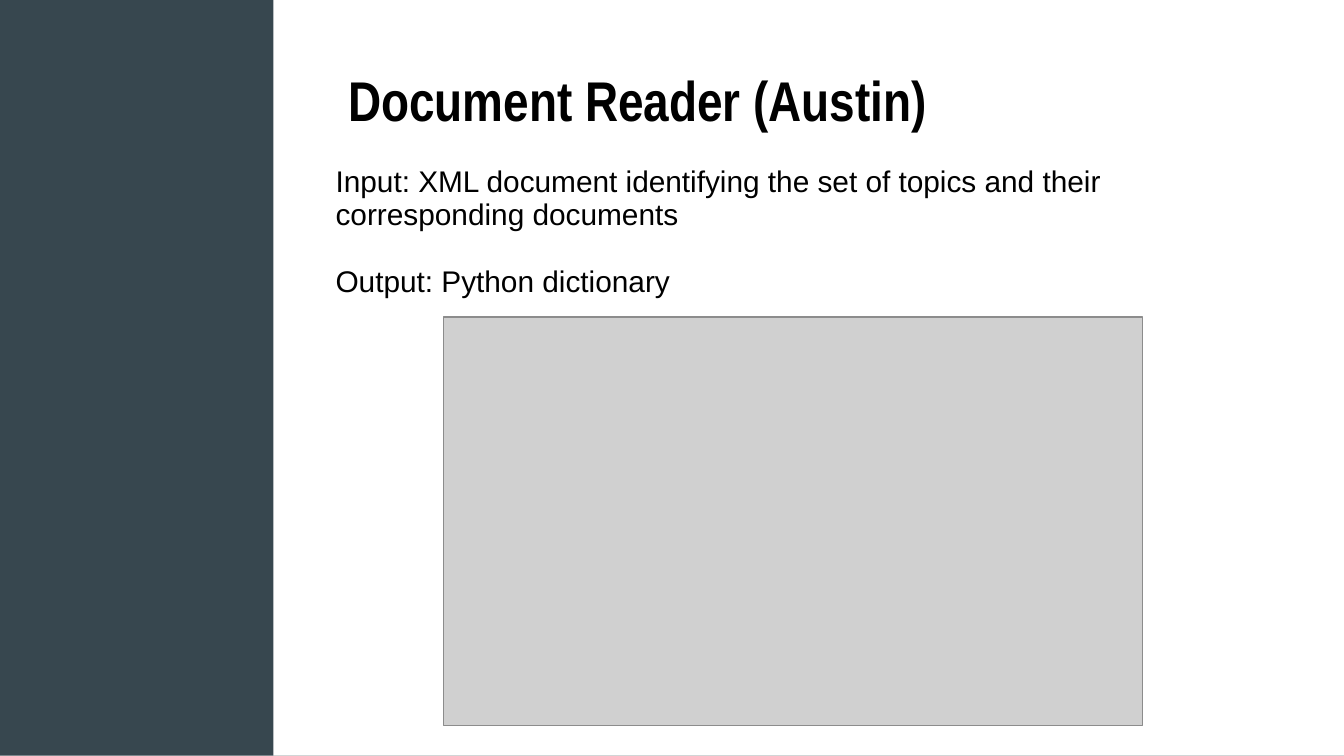
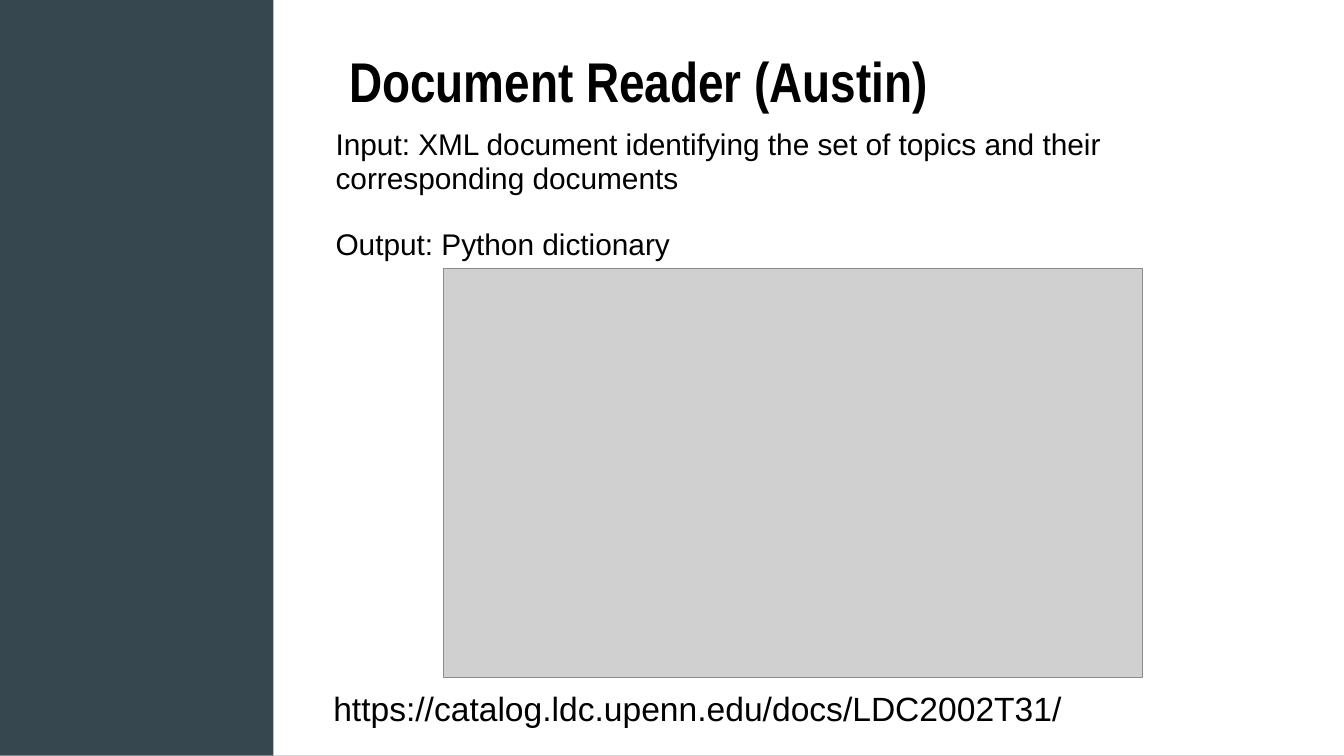
Before and after one commit to austin226/ling573, a slide deck: slide 4 of doc/D2_presentation.ppt. Drawn at 1344x756 pixels with LibreOffice and Linux fonts; fonts in the diff are those of the drawing; grey boxes stand for pictures. Boxes give left, top, right and bottom in pixels: in the first picture for what was removed or moved away, otherwise in the second. Text is boxed around its words. In the diff, an @@ line names an element or a change of style, - is before the commit and + after.

```diff
--- a/doc/D2_presentation.ppt
+++ b/doc/D2_presentation.ppt
@@ title "Document Reader (Austin)": place and size @@
-title "Document Reader (Austin)" at box(348, 80, 926, 131)
+title "Document Reader (Austin)" at box(349, 61, 927, 112)
@@ text "Input: XML document identifying the ...": place and size @@
-text "Input: XML document identifying the ..." at box(336, 170, 1101, 298)
+text "Input: XML document identifying the ..." at box(336, 133, 1101, 261)
@@ picture: place and size @@
-picture at box(444, 317, 1142, 726)
+picture at box(444, 269, 1142, 677)
@@ text added at box(333, 696, 1061, 728), 18 pt, text #000000 @@
+https://catalog.ldc.upenn.edu/docs/LDC2002T31/
```
Also in this commit, not shown: 2 other slides changed.
